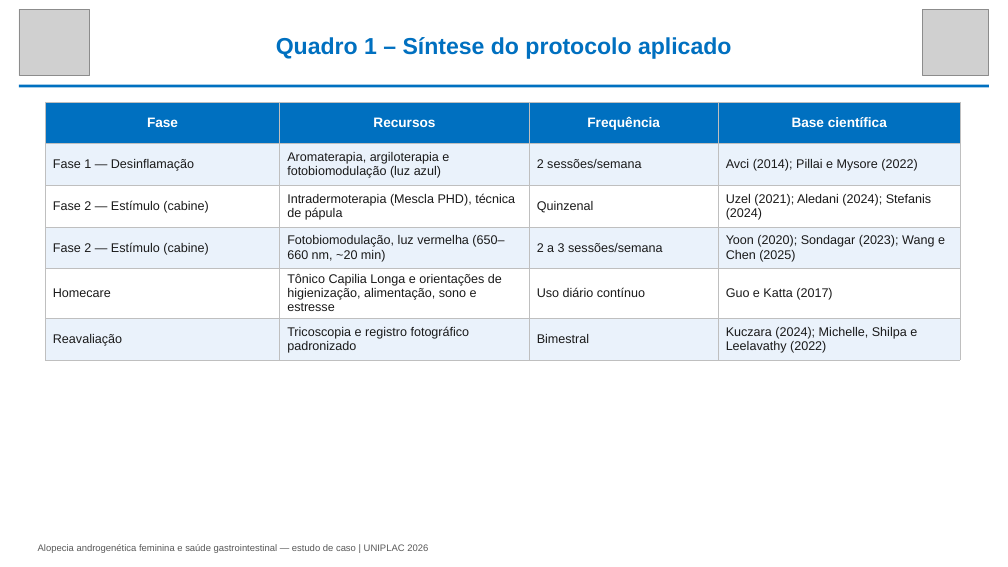
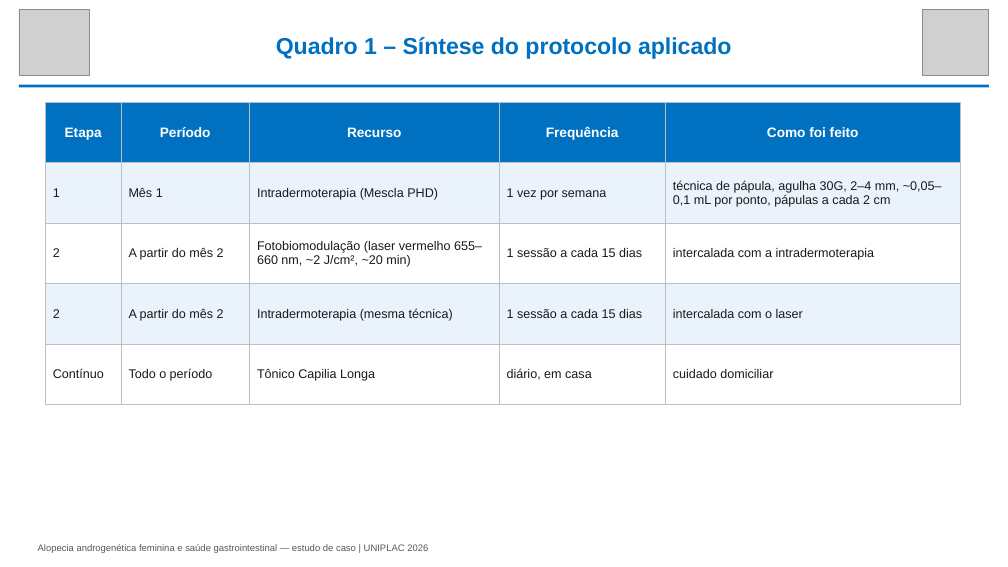
Before and after one commit to elson-vinicius-lopes/uniplac, a slide deck: slide 13 of resultados finais/estudo de caso/Alopecia-Androgenetica-Feminina-Estudo-de-Caso-REVISADO.pptx (slide 14 before the commit). Drawn at 1008x567 pixels with LibreOffice and Linux fonts; fonts in the diff are those of the drawing; grey boxes stand for pictures. Boxes give left, top, right and bottom in pixels: in the first picture for what was removed or moved away, otherwise in the second. Text is boxed around its words. In the diff, an @@ line names an element or a change of style, - is before the commit and + after.

```diff
--- a/resultados finais/estudo de caso/Alopecia-Androgenetica-Feminina-Estudo-de-Caso-REVISADO.pptx
+++ b/resultados finais/estudo de caso/Alopecia-Androgenetica-Feminina-Estudo-de-Caso-REVISADO.pptx
@@ table at [45, 102, 960, 385] @@
-Fase | Recursos | Frequência | Base científica
-Fase 1 — Desinflamação | Aromaterapia, argiloterapia e fotobiomodulação (luz azul) | 2 sessões/semana | Avci (2014); Pillai e Mysore (2022)
-Fase 2 — Estímulo (cabine) | Intradermoterapia (Mescla PHD), técnica de pápula | Quinzenal | Uzel (2021); Aledani (2024); Stefanis (2024)
-Fase 2 — Estímulo (cabine) | Fotobiomodulação, luz vermelha (650–660 nm, ~20 min) | 2 a 3 sessões/semana | Yoon (2020); Sondagar (2023); Wang e Chen (2025)
-Homecare | Tônico Capilia Longa e orientações de higienização, alimentação, sono e estresse | Uso diário contínuo | Guo e Katta (2017)
-Reavaliação | Tricoscopia e registro fotográfico padronizado | Bimestral | Kuczara (2024); Michelle, Shilpa e Leelavathy (2022)
+Etapa | Período | Recurso | Frequência | Como foi feito
+1 | Mês 1 | Intradermoterapia (Mescla PHD) | 1 vez por semana | técnica de pápula, agulha 30G, 2–4 mm, ~0,05–0,1 mL por ponto, pápulas a cada 2 cm
+2 | A partir do mês 2 | Fotobiomodulação (laser vermelho 655–660 nm, ~2 J/cm², ~20 min) | 1 sessão a cada 15 dias | intercalada com a intradermoterapia
+2 | A partir do mês 2 | Intradermoterapia (mesma técnica) | 1 sessão a cada 15 dias | intercalada com o laser
+Contínuo | Todo o período | Tônico Capilia Longa | diário, em casa | cuidado domiciliar
```
Also in this commit, not shown: 4 other slides changed, 5 slides removed, 27 other files.
